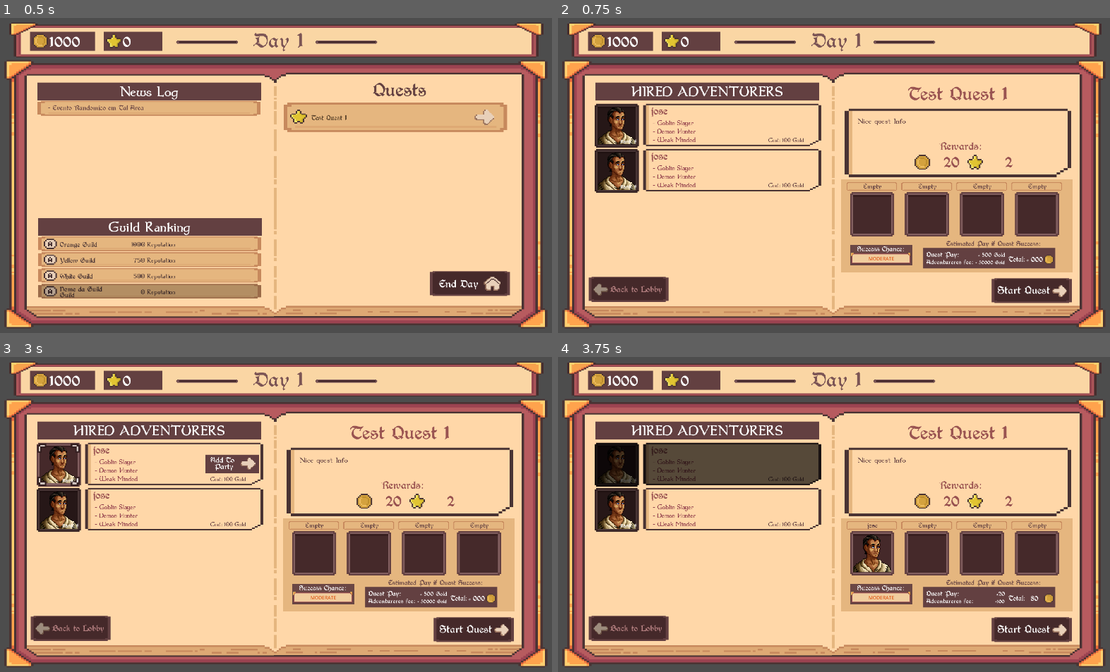
Above: before the commit, frames 1-4 (two rows, left to right).
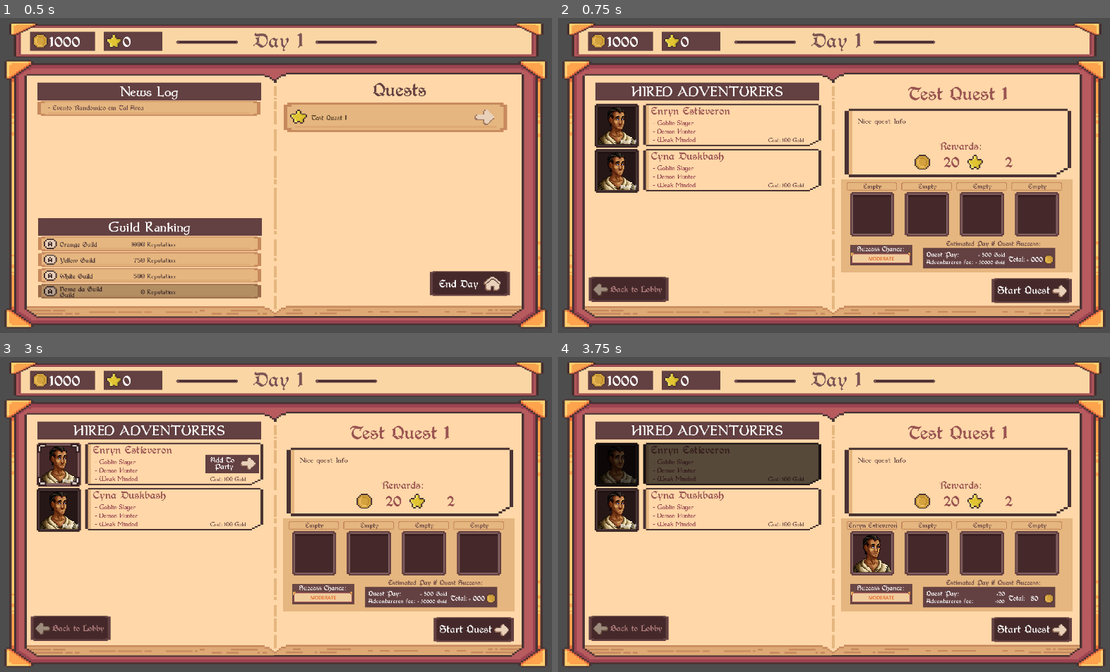
Above: after the commit, the same moments.

Repository: igoralves3/BrackeysGameJamIgorJoaoRodrigo
Game: Godot game, scene res://Scenes/Main.tscn
Same seed, same stepped clock (60 frames per second), same inputs: the game is played once before the commit and once after it.
Inputs (mouse positions are in pixels of both pictures, inside the frame that each line leads up to):
- Up to frame 1 (0.5 s): no input
- Up to frame 2 (0.75 s): click (1043, 118) at 0.5 s
- Up to frame 3 (3 s): click "Start Quest" at 1.25 s; click "Start Quest" at 2 s; click "Cost: 100 Gold" at 2.75 s
- Up to frame 4 (3.75 s): click "Add To Party" at 3.5 s

Frame 1 is identical in both runs. In frame 2, 0.3% of the frame differs, in the area x 16-32%, y 28-46%; in frame 3, 0.3%; in frame 4, 0.3%, in the area x 16-62%, y 28-55%.

Commit message:
added adventurers name generator

Diff:
--- a/bragamejam2025.2_guildmaster/Scenes/quest_log_end_summary.tscn
+++ b/bragamejam2025.2_guildmaster/Scenes/quest_log_end_summary.tscn
@@ -16,7 +16,6 @@
 script = ExtResource("2_fwrmf")
 
 [node name="VBoxContainer" type="VBoxContainer" parent="."]
-visible = false
 layout_mode = 0
 offset_left = 32.0
 offset_right = 720.0
--- a/bragamejam2025.2_guildmaster/Scripts/Classes/adventurer.gd
+++ b/bragamejam2025.2_guildmaster/Scripts/Classes/adventurer.gd
@@ -3,6 +3,7 @@
 var rank = "F"
 var adv_class = "archer"
 var adv_name = "jose"
+var adv_sex = "male"
 var adv_fee = 100
 
 var isAvaible = true
@@ -10,3 +11,7 @@
 var traits: Array[String]
 
 var power = 1
+
+func setAdventurer(advn,advs):
+	adv_name = advn
+	adv_sex = advs
--- a/bragamejam2025.2_guildmaster/Scripts/Singletons/Spawner.gd
+++ b/bragamejam2025.2_guildmaster/Scripts/Singletons/Spawner.gd
@@ -153,10 +153,26 @@
 	return myquests.pick_random()
 
 func spawnNewAdventurer() -> adventurer:
-
 	# cria um aventureiro teste
 	const nadv = preload("res://Scripts/Classes/adventurer.gd")
 	var auxnewa = adventurer.new()
+
+	var maleNames = ["Elres","Helman","Gaenbeornw","Sege","Helmund","Walter","Helre","Feiusi","Aerehrt","Ealfard","Mund","Tane","Gerey","Narder","Enryn","Alters","Georguy","Ames","Piersym","Frobert"]
+	var female_names = ["Wigswe","Elell","Ewall","Bricthlu","Burhiua","Evell","Wulfwe","Saewe","Kather","Arran","Mindra","Wene","Burga","Joane","Cyna","Odgis","Cecie","Benne","Sarrey","Enen"]
+	var surnames = ["Serpentstone","Boulderward","Rapidroar","Blazeblight","Springwing","Frozentalon","Smartflare","Simplesnarl","Pineshine","Duskbash","Roqueleilles",
+		"Vizin","Dullac","Cregnon","Boisgefelon","Échefort","Échezac","Chabalot","Estieveron","Ravibannes","Crowhisk","Battlebough","Highspirit","Blazebash","Titanwater",
+		"Sternglide","Blazeward","Noblebraid","Hydrahand","Frozenbow","Croissard","Sunne","Clarimtal","Massounie","Chavallon","Chananteau","Chamidras","Vernillevé","Lamagnon","Sublimpes"]
+
+	var characterName = ""
+
+	var coin_flip = randi_range(1,100)
+	## male
+	if coin_flip >= 50:
+		characterName = maleNames.pick_random() + " " +surnames.pick_random()
+		auxnewa.setAdventurer(characterName,"male")
+	else:
+		characterName = female_names.pick_random() + " " +surnames.pick_random()
+		auxnewa.setAdventurer(characterName,"female")
 
 	return auxnewa
 
